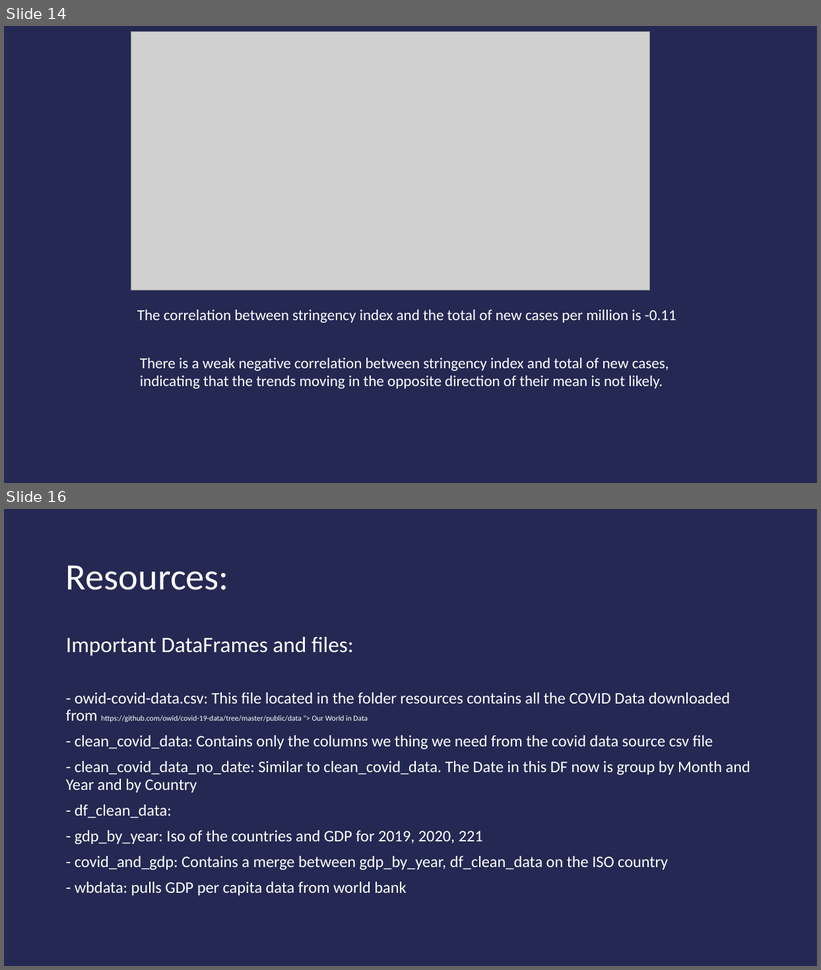
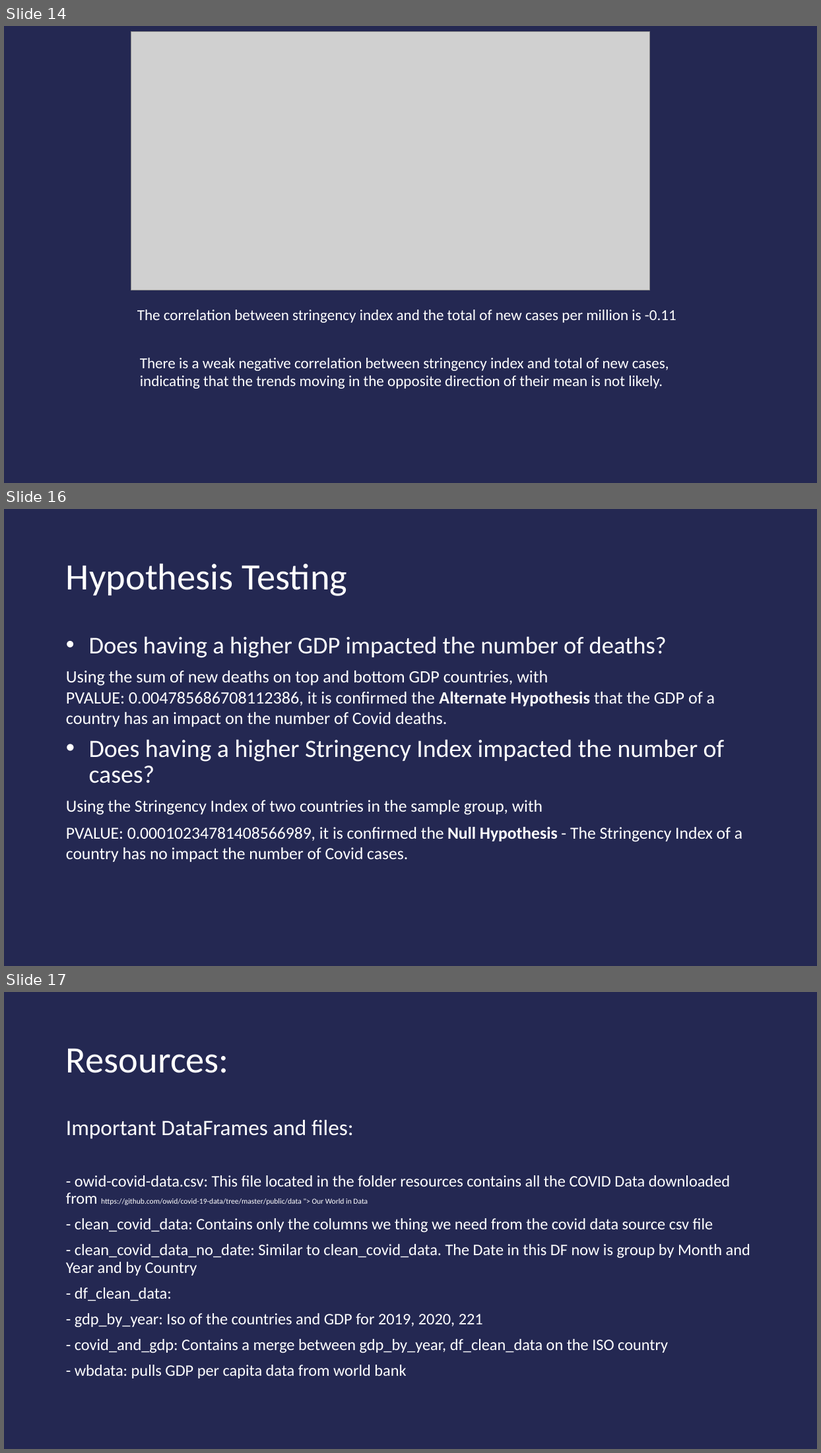
Before and after one commit to CanadianLatin/Project-1, a slide deck: Project1_Presentation.pptx. Shown one above the other, each under a label of ours: slides 14 and 16 before the commit, slides 14, 16 and 17 after it; the slides between them are not shown. The pictures are 821x970 and 821x1453 pixels, drawn with LibreOffice and Linux fonts; fonts in the diff are those of the drawing; grey boxes stand for pictures. Boxes give left, top, right and bottom in pixels: in the first picture for what was removed or moved away, otherwise in the second. Text is boxed around its words. In the diff, an @@ line names an element or a change of style, - is before the commit and + after.

Commit message:
Added hypothesis tests to presentation and report

```diff
--- a/Project1_Presentation.pptx
+++ b/Project1_Presentation.pptx
@@ slide 16 added at [4, 509, 817, 966], background #242852 @@
@@ title added at [66, 563, 348, 596], 44 pt, text #FFFFFF @@
+Hypothesis Testing
@@ text added at [66, 636, 743, 862], 19.9 pt, text #FFFFFF @@
+• Does having a higher GDP impacted the number of deaths?
+Using the sum of new deaths on top and bottom GDP countries, with
+PVALUE: 0.004785686708112386, it is confirmed the Alternate Hypothesis that the GDP of a country has an impact on the number of Covid deaths.
+• Does having a higher Stringency Index impacted the number of cases?
+Using the Stringency Index of two countries in the sample group, with
+PVALUE: 0.00010234781408566989, it is confirmed the Null Hypothesis - The Stringency Index of a country has no impact the number of Covid cases.
@@ what was slide 16 is now slide 17 @@
```
Also in this commit, not shown: 1 slide changed, 6 other files.
